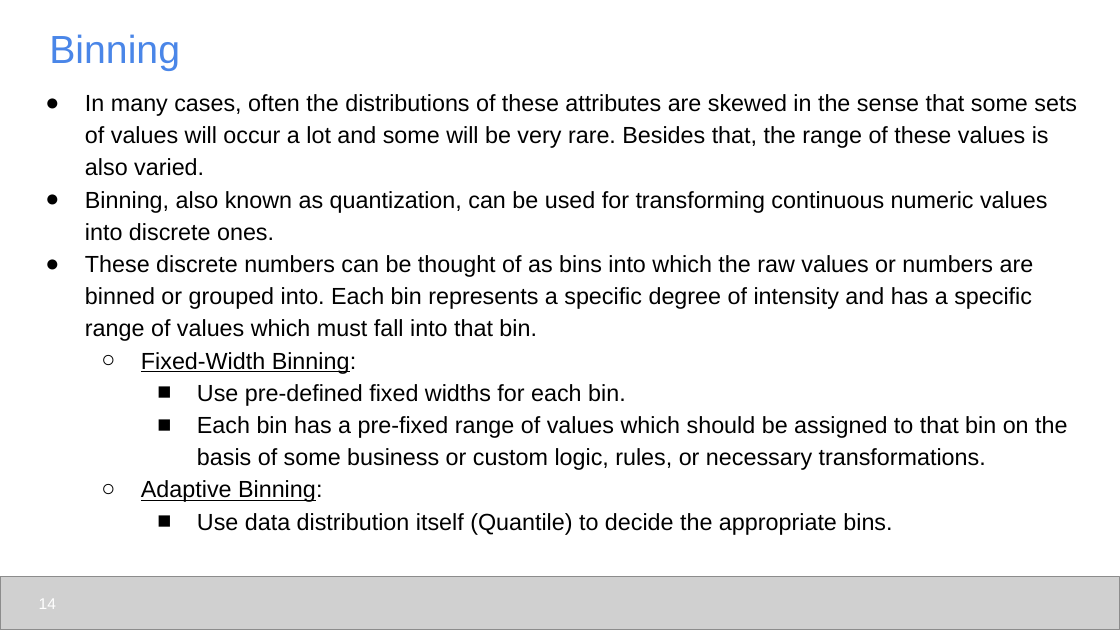
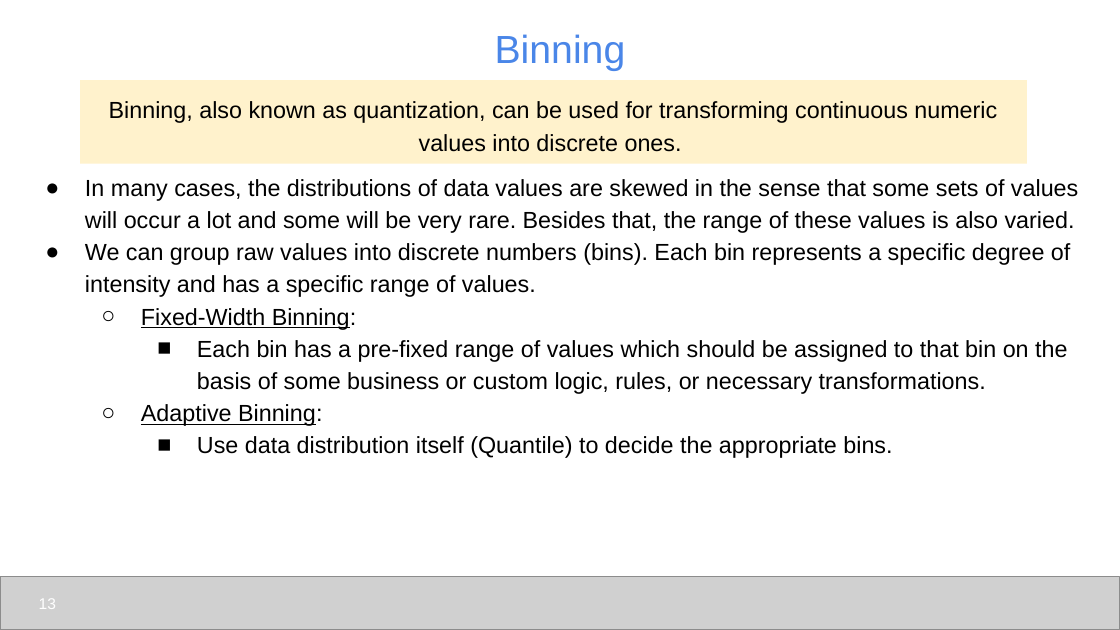
Before and after one commit to udel-cbcb/al_ml_workshop, a slide deck: slide 13 of Day_3/Lectures/Day_3_Lecture_Feature_Engineering_Scaling_Selection.pptx (slide 14 before the commit). Drawn at 1120x630 pixels with LibreOffice and Linux fonts; fonts in the diff are those of the drawing; grey boxes stand for pictures. Boxes give left, top, right and bottom in pixels: in the first picture for what was removed or moved away, otherwise in the second. Text is boxed around its words. In the diff, an @@ line names an element or a change of style, - is before the commit and + after.

```diff
--- a/Day_3/Lectures/Day_3_Lecture_Feature_Engineering_Scaling_Selection.pptx
+++ b/Day_3/Lectures/Day_3_Lecture_Feature_Engineering_Scaling_Selection.pptx
@@ title "Binning" at (x1=495, y1=34, x2=626, y2=71): alignment left to centre @@
@@ rectangle added at (x1=81, y1=81, x2=1027, y2=164), fill #FFF2CC, 15 pt, text #000000 @@
+Binning, also known as quantization, can be used for transforming continuous numeric values into discrete ones.
@@ text "In many cases, the distributions ..." moved from (x1=85, y1=94, x2=1077, y2=535) to (x1=85, y1=179, x2=1078, y2=458) @@
@@ text at (x1=85, y1=179, x2=1078, y2=297): text changed @@
-● In many cases, often the distributions of these attributes are skewed in the sense that some sets of values will occur a lot and some will be very rare. Besides that, the range of these values is also varied.
-● Binning, also known as quantization, can be used for transforming continuous numeric values into discrete ones.
-● These discrete numbers can be thought of as bins into which the raw values or numbers are binned or grouped into. Each bin represents a specific degree of intensity and has a specific range of values which must fall into that bin.
+● In many cases, the distributions of data values are skewed in the sense that some sets of values will occur a lot and some will be very rare. Besides that, the range of these values is also varied.
+● We can group raw values into discrete numbers (bins). Each bin represents a specific degree of intensity and has a specific range of values.
@@ text at (x1=197, y1=384, x2=626, y2=406): paragraph removed @@
-    ■ Use pre-defined fixed widths for each bin.
@@ page number at (x1=39, y1=599, x2=56, y2=609): text changed @@
-14
+13
```
Also in this commit, not shown: 29 other slides changed, 1 slide added, 3 slides removed, 12 other files.
